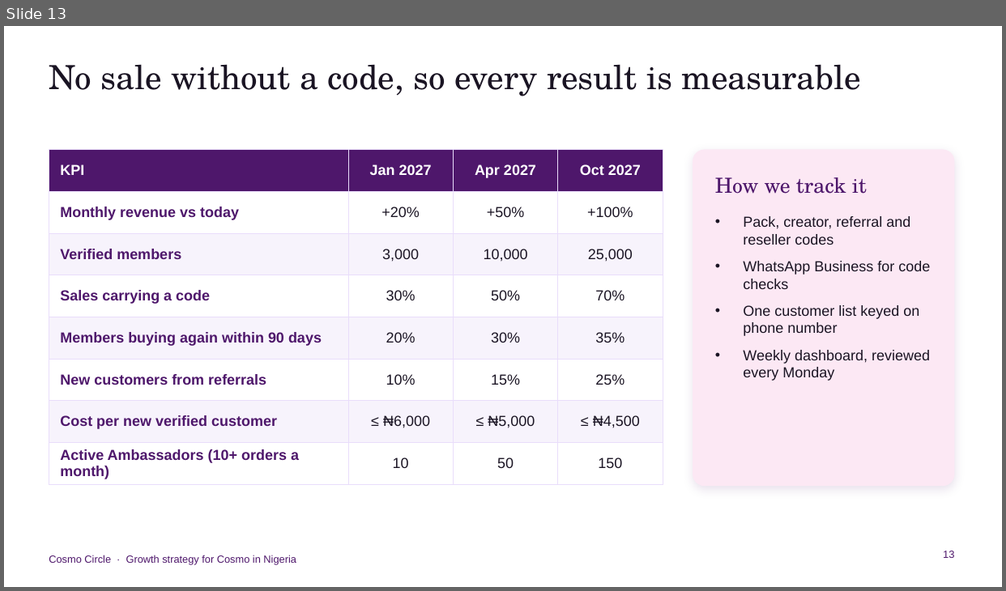
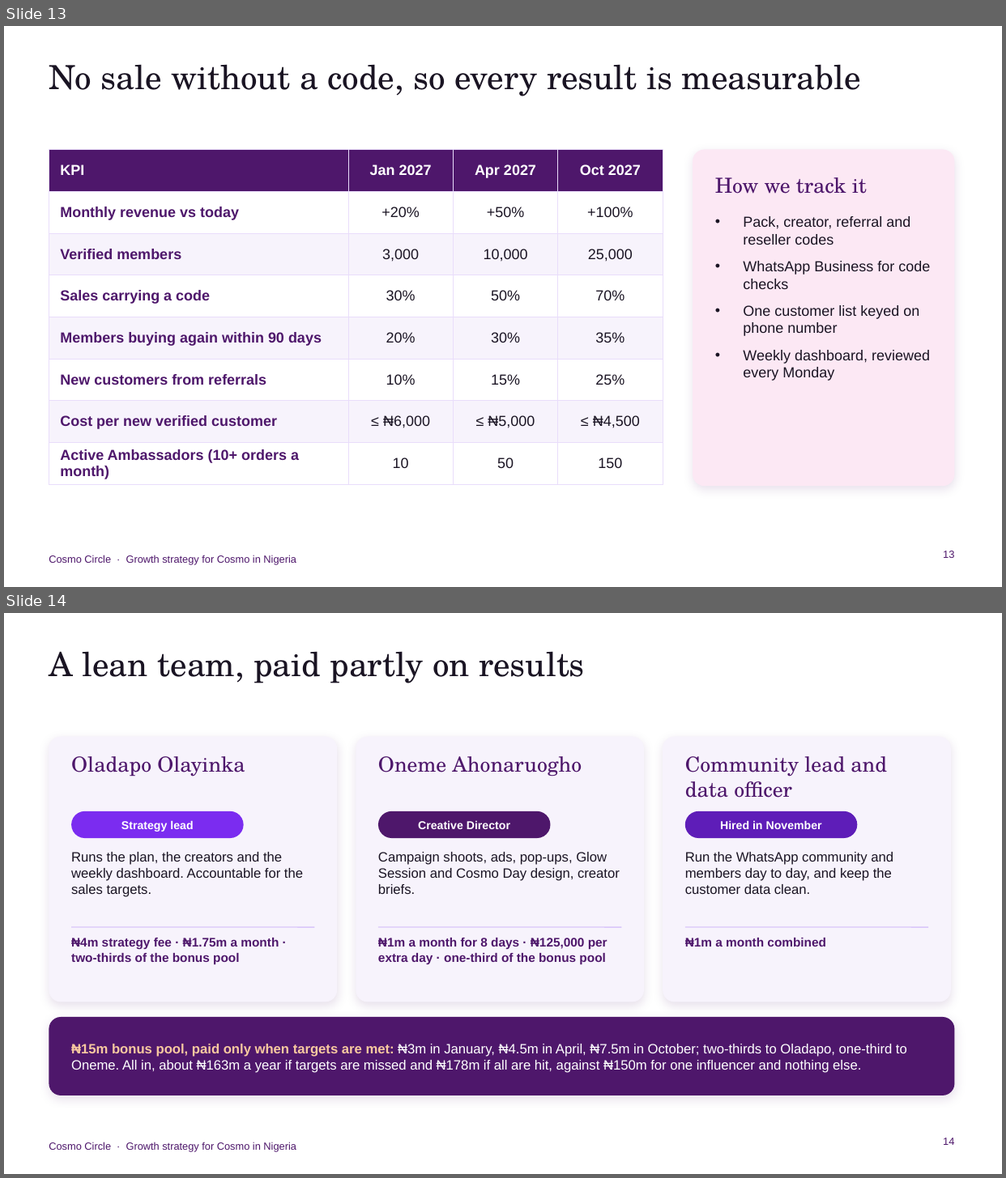
Before and after one commit to mobkilishi/mobkilishi, a slide deck: cosmo/Cosmo_Circle_Strategy.pptx. Shown one above the other, each under a label of ours: slide 13 before the commit, slides 13 and 14 after it. The pictures are 1006x591 and 1006x1178 pixels, drawn with LibreOffice and Linux fonts; fonts in the diff are those of the drawing. Boxes give left, top, right and bottom in pixels: in the first picture for what was removed or moved away, otherwise in the second. Text is boxed around its words. In the diff, an @@ line names an element or a change of style, - is before the commit and + after.

```diff
--- a/cosmo/Cosmo_Circle_Strategy.pptx
+++ b/cosmo/Cosmo_Circle_Strategy.pptx
@@ slide 14 added at box(4, 613, 1002, 1174), background #FFFFFF; not listed: 1 template element that a slide beside it also shows @@
@@ title added at box(49, 651, 585, 683), 32 pt, text #1A1423 @@
+A lean team, paid partly on results
@@ rounded rectangle added at box(49, 736, 337, 1003), fill #F7F3FC @@
@@ text added at box(71, 756, 245, 777), 20 pt, text #4E176B @@
+Oladapo Olayinka
@@ rounded rectangle added at box(356, 736, 644, 1003), fill #F7F3FC @@
@@ text added at box(378, 756, 582, 777), 20 pt, text #4E176B @@
+Oneme Ahonaruogho
@@ rounded rectangle added at box(663, 736, 951, 1003), fill #F7F3FC @@
@@ text added at box(685, 756, 887, 798), 20 pt, text #4E176B @@
+Community lead and data officer
@@ rounded rectangle added at box(71, 811, 244, 838), fill #7B2CF0, 11 pt, text #FFFFFF, bold @@
+Strategy lead
@@ rounded rectangle added at box(378, 811, 551, 838), fill #4E176B, 11 pt, text #FFFFFF, bold @@
+Creative Director
@@ rounded rectangle added at box(685, 811, 858, 838), fill #5E1DB8, 11 pt, text #FFFFFF, bold @@
+Hired in November
@@ text added at box(71, 852, 303, 897), 13 pt, text #1A1423 @@
+Runs the plan, the creators and the weekly dashboard. Accountable for the sales targets.
@@ text added at box(378, 852, 620, 894), 13 pt, text #1A1423 @@
+Campaign shoots, ads, pop-ups, Glow Session and Cosmo Day design, creator briefs.
@@ text added at box(685, 852, 893, 894), 13 pt, text #1A1423 @@
+Run the WhatsApp community and members day to day, and keep the customer data clean.
@@ line added from (71, 927) to (315, 927), #D9C6FA 1 pt @@
@@ line added from (378, 927) to (621, 927), #D9C6FA 1 pt @@
@@ line added from (685, 927) to (928, 927), #D9C6FA 1 pt @@
@@ text added at box(71, 938, 279, 965), 12 pt, text #4E176B, bold @@
+₦4m strategy fee · ₦1.75m a month · two-thirds of the bonus pool
@@ text added at box(378, 938, 607, 965), 12 pt, text #4E176B, bold @@
+₦1m a month for 8 days · ₦125,000 per extra day · one-third of the bonus pool
@@ text added at box(685, 938, 826, 947), 12 pt, text #4E176B, bold @@
+₦1m a month combined
@@ rounded rectangle added at box(49, 1017, 955, 1096), fill #4E176B @@
@@ text added at box(71, 1044, 907, 1073), 13 pt, text #FFFFFF @@
+₦15m bonus pool, paid only when targets are met: ₦3m in January, ₦4.5m in April, ₦7.5m in October; two-thirds to Oladapo, one-third to Oneme. All in, about ₦163m a year if targets are missed and ₦178m if all are hit, against ₦150m for one influencer and nothing else.
@@ page number added at box(943, 1138, 954, 1145), 10 pt, text #4E176B @@
+14
```
Also in this commit, not shown: 4 slides changed, 7 other files.
